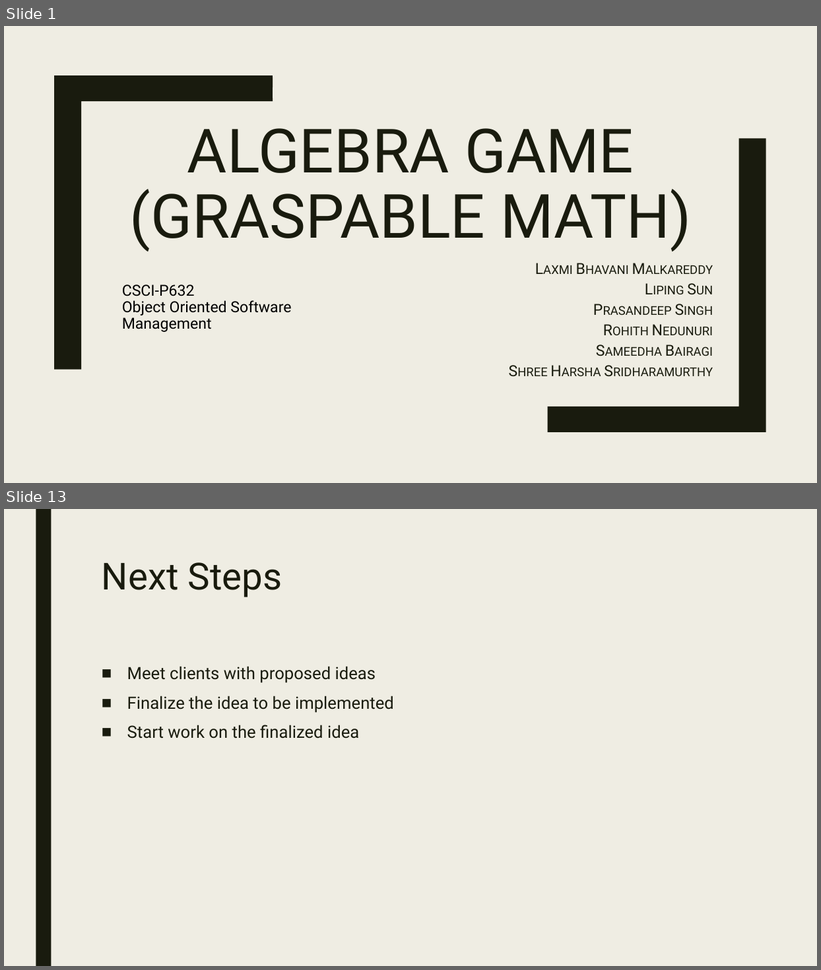
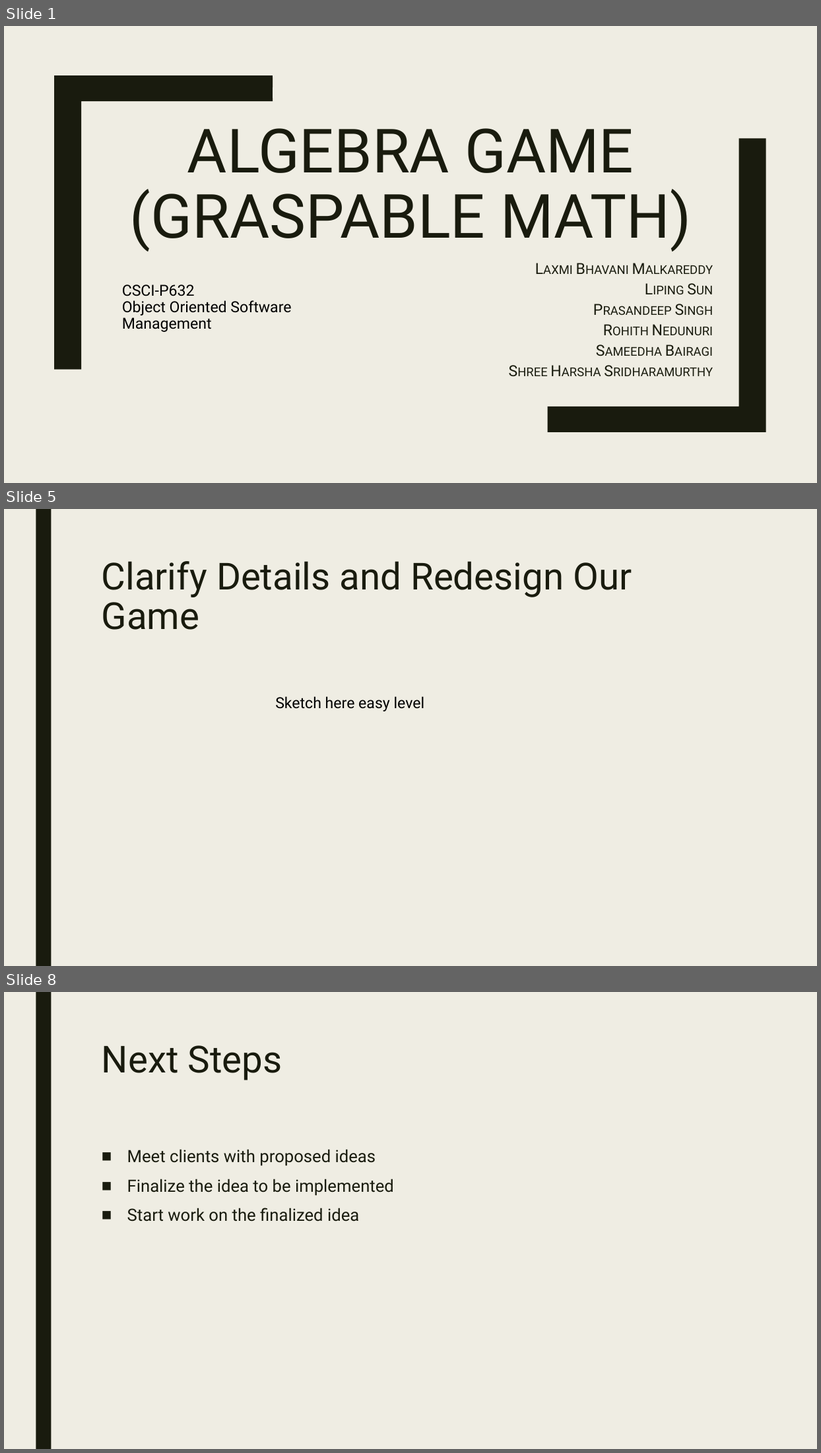
Before and after one commit to eweitnauer/gm-play-iub-2017, a slide deck: demo_1/docs/GM_One.pptx. Shown one above the other, each under a label of ours: slides 1 and 13 before the commit, slides 1, 5 and 8 after it; the slides between them are not shown. The pictures are 821x970 and 821x1453 pixels, drawn with LibreOffice and Linux fonts; fonts in the diff are those of the drawing. Boxes give left, top, right and bottom in pixels: in the first picture for what was removed or moved away, otherwise in the second. Text is boxed around its words. In the diff, an @@ line names an element or a change of style, - is before the commit and + after.

```diff
--- a/demo_1/docs/GM_One.pptx
+++ b/demo_1/docs/GM_One.pptx
@@ slide 5 added at box(4, 509, 817, 966), background #EFEDE3; not listed: 1 template element that a slide beside it also shows @@
@@ title added at box(102, 561, 632, 630), 44 pt, text #191B0E @@
+Clarify Details and Redesign Our Game
@@ text added at box(275, 696, 425, 712), 18 pt, text #000000 @@
+Sketch here easy level
@@ what was slide 13 is now slide 8 @@
```
Also in this commit, not shown: 3 slides changed, 3 other slides added, 9 slides removed, 3 other files.
